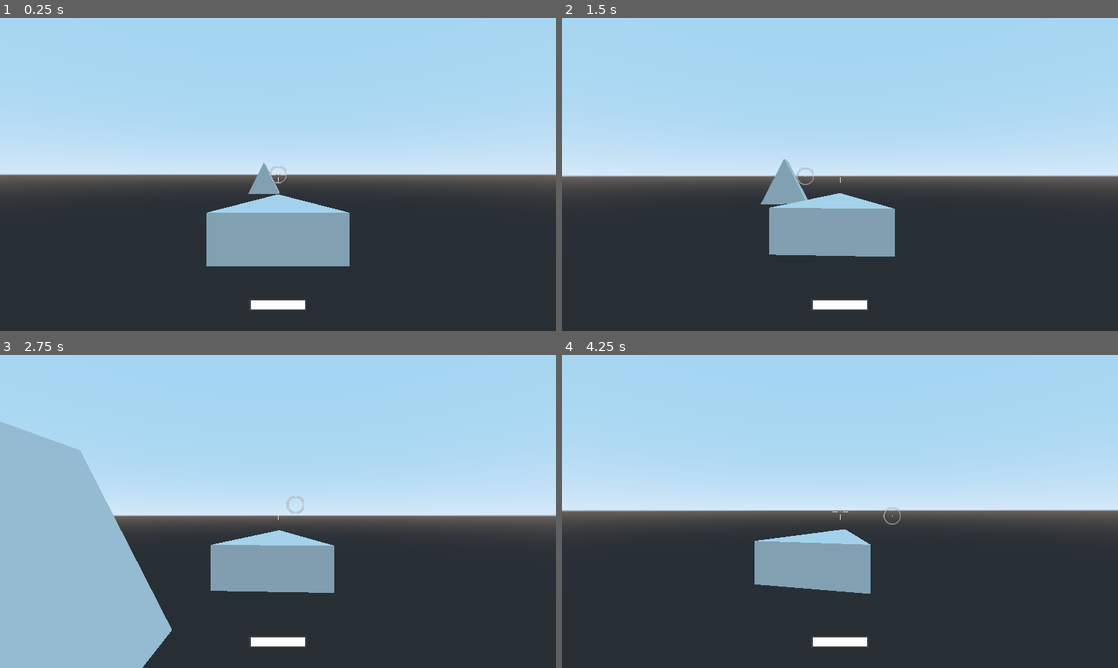
Above: before the commit, frames 1-4 (two rows, left to right).
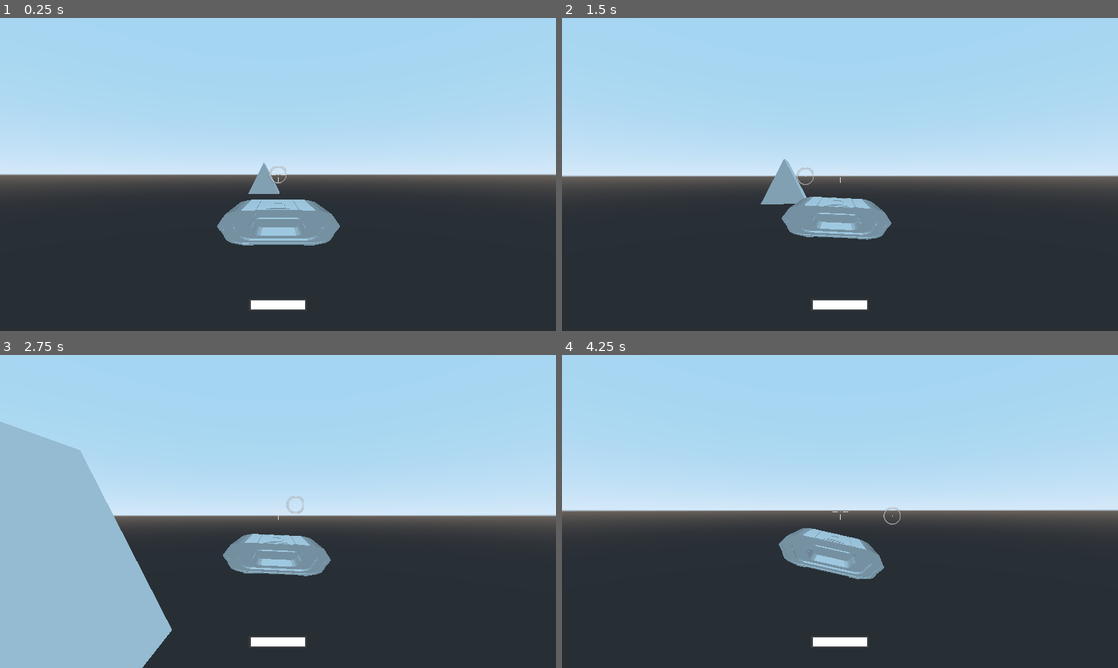
Above: after the commit, the same moments.

Repository: marrameu/Naus
Game: Godot game, scene res://Level.tscn
Two runs of this game, one before a commit and one after it. Both use one fixed random seed, a clock stepped at 60 frames per second and the inputs below. Sound files missing from this copy of the repository are replaced by a short silence.
Inputs (mouse positions are in pixels of both pictures, inside the frame that each line leads up to):
- Up to frame 1 (0.25 s): no input
- Up to frame 2 (1.5 s): move the mouse to (867, 174) at 0.52 s; hold K 0.53-1.28 s; hold W (move_forward) from 0.53 s (still down); move the mouse to (812, 174) at 1.27 s; tap K at 1.35 s
- Up to frame 3 (2.75 s): keep holding W (move_forward); move the mouse to (289, 505) at 2.02 s; hold K from 2.03 s (still down)
- Up to frame 4 (4.25 s): keep holding W (move_forward); move the mouse to (834, 517) at 2.77 s; release K at 2.78 s; tap K at 2.85 s; move the mouse to (878, 514) at 3.52 s; hold K from 3.53 s (still down)

The runs differ from the first frame. In frame 1, 3.1% of the frame differs, in the area x 37-63%, y 56-80%; in frame 2, 2.3%; in frame 3, 2.2%; in frame 4, 2.5%.

Commit message:
Solve cam movement

Diff:
--- a/Level.tscn
+++ b/Level.tscn
@@ -10,15 +10,8 @@
 
 [node name="Ship" parent="." instance=ExtResource( 1 )]
 
-[node name="InterpolatedCamera" type="InterpolatedCamera" parent="."]
-transform = Transform( -1, 0, -8.74228e-08, 0, 1, 0, 8.74228e-08, 0, -1, 0, 0, 0 )
-visible = false
-far = 2000.0
-target = NodePath("../Ship/CameraPosition")
-speed = 10.0
-
 [node name="Camera" type="Camera" parent="."]
-transform = Transform( 1, 0, 0, 0, 1, 0, 0, 0, 1, 0, 0, -30.6491 )
+transform = Transform( -1, 0, -8.74228e-08, 0, 1, 0, 8.74228e-08, 0, -1, 0, 6, -29.6491 )
 current = true
 far = 2000.0
 script = ExtResource( 2 )
--- a/Ship.gd
+++ b/Ship.gd
@@ -11,6 +11,7 @@
 
 # Called every frame. 'delta' is the elapsed time since the previous frame.
 func _process(delta):
+	print(get_node("ShipMesh").rotation_degrees)
 	# no cal fer tot açò si no ets server
 	# match
 	if not input: # s'ha de desassignar, llavors; o fer-ho per senyals
--- a/Ship.tscn
+++ b/Ship.tscn
@@ -4,22 +4,16 @@
 [ext_resource path="res://src/Ships/ShipPhysics.gd" type="Script" id=2]
 [ext_resource path="res://PlayerInput.gd" type="Script" id=3]
 [ext_resource path="res://src/Ships/UI/ShipPlayerHUD.tscn" type="PackedScene" id=4]
+[ext_resource path="res://assets/nau provisional.glb" type="PackedScene" id=5]
 
 [sub_resource type="BoxShape" id=1]
 extents = Vector3( 6.5, 2.5, 9.6 )
-
-[sub_resource type="PrismMesh" id=2]
 
 [node name="Ship" type="RigidBody"]
 script = ExtResource( 1 )
 
 [node name="CollisionShape" type="CollisionShape" parent="."]
 shape = SubResource( 1 )
-
-[node name="ShipMesh" type="MeshInstance" parent="."]
-transform = Transform( 6.60581, 0, 0, 0, -1.08335e-07, -2.47841, 0, 9.54048, -4.17028e-07, 0, 0, 0 )
-mesh = SubResource( 2 )
-material/0 = null
 
 [node name="PlayerInput" type="Node" parent="."]
 script = ExtResource( 3 )
@@ -34,4 +28,7 @@
 [node name="CameraPosition" type="Position3D" parent="."]
 transform = Transform( -1, 0, 8.74228e-08, 0, 1, 0, -8.74228e-08, 0, -1, 0, 6, -30 )
 
+[node name="ShipMesh" parent="." instance=ExtResource( 5 )]
+transform = Transform( 3.60686, 0, 0, 0, 1.19514, 0, 0, 0, 2.57414, 0, 0, 0 )
+
 [connection signal="tween_all_completed" from="Physics/Tween" to="Physics" method="_on_Tween_tween_all_completed"]
--- a/ShipCamera.gd
+++ b/ShipCamera.gd
@@ -54,46 +54,27 @@
 func move_camera(delta : float) -> void:
 	if not target:
 		return
+	global_transform.origin = target.global_transform.origin
 
-	if true: #not Input.is_action_pressed(look_behind_action):
-		global_transform.origin = target.global_transform.origin
-	else:
-		global_transform.origin = target.get_parent().global_transform.origin + target.get_parent().global_transform.basis.xform(Vector3(target.translation.x, target.translation.y, -target.translation.z))
-
-	if false: #Input.is_action_pressed(look_behind_action):
-		target.rotation_degrees = Vector3.ZERO
-		global_transform.basis = target.global_transform.basis.get_euler()
-	else:
-		target.rotation_degrees = Vector3(0, 180, 0)
-		global_transform.basis = target.global_transform.basis.get_euler()
+	target.rotation_degrees = Vector3(0, 180, 0)
+	global_transform.basis = target.global_transform.basis.get_euler()
 
 	# té cap effecte açò?, potser s'hauria de fer diferent l'acció de mirar enrere
 	global_transform.basis = Quat(global_transform.basis).slerp(Quat(target.global_transform.basis), rotate_speed * delta)
 	update_target(delta)
 
-	# global_transform.origin = global_transform.origin.slerp(target.global_transform.origin, move_speed_test * delta)
-	# var a : Vector3 = target.global_transform.basis.get_euler()
-	# Cambiar para hacer compatible con el look behind
-	# rotation_degrees = rotation_degrees.slerp(Vector3(rad2deg(a.x), rad2deg(a.y), rad2deg(a.z)), rotate_speed_test * delta)
 
 func update_target(delta : float):
-	"""
-	# Mirar si la nau esta en moviment, si no ho està, restablir la posició del target i no fer-hi res més
-	if target.get_parent().state != target.get_parent().State.FLYING:
-		# target.global_transform.origin = target.global_transform.origin.linear_interpolate(target.get_parent().to_local(starter_target_position), delta)
-		target.translation = target.translation.linear_interpolate(Vector3(0, 6, -30), delta)
-		horizontal_lean(target.get_node("../ShipMesh"), 0.0)
-		return
-	"""
-
 	var input := Vector2()
 
 	input.x = target.get_node("../PlayerHUD").cursor_input.x
 	input.y = target.get_node("../PlayerHUD").cursor_input.y
-	var viewport_size = get_tree().root.get_visible_rect().size
+	# var viewport_size = get_tree().root.get_visible_rect().size
 
 	input.x = clamp(input.x, -1, 1)
 	input.y = clamp(input.y, -1, 1)
+
+	print(input)
 
 	horizontal_lean(target.get_node("../ShipMesh"), input.x)
 
@@ -107,6 +88,7 @@
 	var desired_position = starter_target_position + Vector3(-horizontal, vertical, 0.0)
 	target.translation = target.translation.linear_interpolate(desired_position, delta)
 
+
 func horizontal_lean(target : Spatial, x_input : float, lean_limit : float = 45 , time : float = 0.03) -> void:
 	var target_rotation : Vector3 = target.rotation_degrees
 	target.rotation_degrees = Vector3(target_rotation.x, target_rotation.y, lerp(target_rotation.z, x_input * lean_limit, time))
--- a/src/Ships/UI/ShipPlayerHUD.gd
+++ b/src/Ships/UI/ShipPlayerHUD.gd
@@ -59,7 +59,6 @@
 			$LifeBar.hide()
 	"""
 
-
 func _physics_process(delta : float) -> void:
 	if $Center.visible:
 		$Center/CursorPivot/Cursor.rect_position += Utilities.mouse_movement * delta * ship_sensitivity
Binary file added: assets/nau provisional.glb
Not shown, added: assets/nau provisional.glb.import
